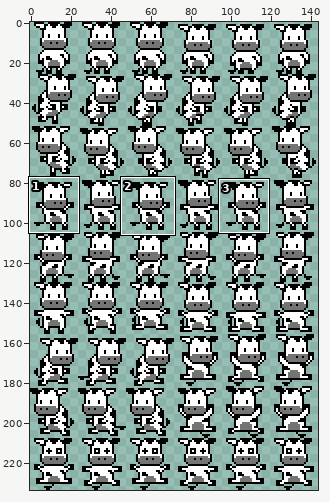
Two versions of one sprite sheet, gamepeach/debug/images/ufo_cow_w_1.png. Above: a wide view before the commit, with the close-up outlined.
Close-up. As it was:
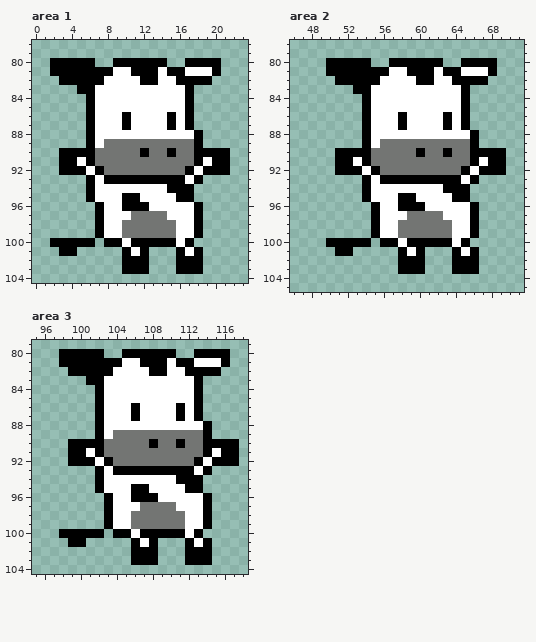
The file is 144x234 pixels. Shown: area 1: x 0..23, y 78..104; area 2: x 46..71, y 78..105; area 3: x 95..118, y 79..104. The commit also changed other parts of the picture, which this record leaves out.
And afterwards:
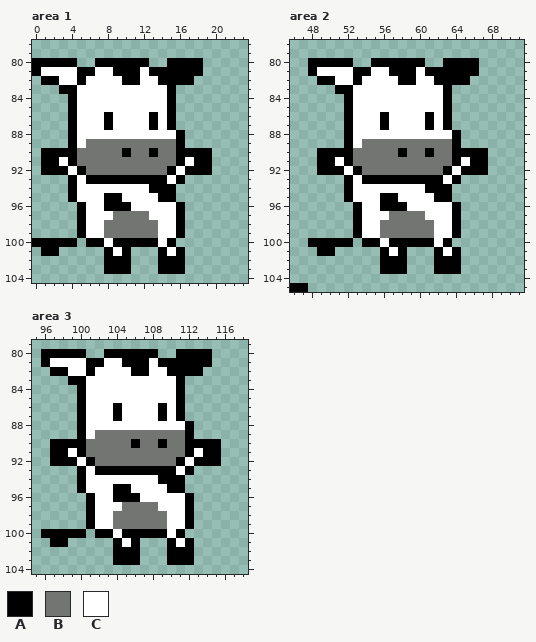
Palette (. is transparent): A #000000  B #737573  C #ffffff
Difference:
Changed rows in their new state; - is an unchanged pixel.
Area 1:
first column x 0:
 80 AA---..AA----..AA--..-
 81 ACCCC--CCAA-C-A--AA..-
 82 -AACC-CC--AACCAA--..--
 83 ---AACC--------A..----
 84 ----ACC--------A..----
 85 ----ACC--------A..----
 86 ----ACC-A-C--A--..----
 87 ----ACC-A-C--A--..----
 88 ----ACC---------A..---
 89 ----ACBB--------A..---
 90 -AA--BB---A-BA-BAA--..
 91 -AAC-BB---------AC-A..
 92 -AA-C-BB-------AC-A-..
 93 ----AC-A-------C-..---
 94 ----ACC------AA-..----
 95 ----ACC-AACC--AA..----
 96 -----ACCAA-CC---A..---
 97 -----ACC-BB--CC-A..---
 98 -----ACCBB----CCA..---
 99 -----ACCBB----CCA..---
100 AA---.-AC-A---C-..----
101 -AA..---AC-..-AC-..---
102 --------AA-..-AA-..---
103 --------AA-..-AA-..---
Area 2:
first column x 46:
 80 --AA---..AA----..AA--..-
 81 --ACCCC--CCAA-C-A--AA..-
 82 ---AACC-CC--AACCAA--..--
 83 -----AACC--------A..----
 84 ------ACC--------A..----
 85 ------ACC--------A..----
 86 ------ACC-A-C--A--..----
 87 ------ACC-A-C--A--..----
 88 ------ACC---------A..---
 89 ------ACBB--------A..---
 90 ---AA--BB---A-BA-BAA--..
 91 ---AAC-BB---------AC-A..
 92 ---AA-C-BB-------AC-A-..
 93 ------AC-A-------C-..---
 94 ------ACC------AA-..----
 95 ------ACC-AACC--AA..----
 96 -------ACCAA-CC---A..---
 97 -------ACC-BB--CC-A..---
 98 -------ACCBB----CCA..---
 99 -------ACCBB----CCA..---
100 --AA---.-AC-A---C-..----
101 ---AA..---AC-..-AC-..---
102 ----------AA-..-AA-..---
103 ----------AA-..-AA-..---
105 AA----------------------
Area 3:
first column x 96:
 80 AA---..AA----..AA--..-
 81 ACCCC--CCAA-C-A--AA..-
 82 -AACC-CC--AACCAA--..--
 83 ---AACC--------A..----
 84 ----ACC--------A..----
 85 ----ACC--------A..----
 86 ----ACC-A-C--A--..----
 87 ----ACC-A-C--A--..----
 88 ----ACC---------A..---
 89 ----ACBB--------A..---
 90 -AA--BB---A-BA-BAA--..
 91 -AAC-BB---------AC-A..
 92 -AA-C-BB-------AC-A-..
 93 ----AC-A-------C-..---
 94 ----ACC------AA-..----
 95 ----ACC-AACC--AA..----
 96 -----ACCAA-CC---A..---
 97 -----ACC-BB--CC-A..---
 98 -----ACCBB----CCA..---
 99 -----ACCBB----CCA..---
100 AA---.-AC-A---C-..----
101 -AA..---AC-..-AC-..---
102 --------AA-..-AA-..---
103 --------AA-..-AA-..---
Boxes around the changes in both close-ups, in picture pixels (x1, y1, x2, y2):
changed: (32, 58, 230, 274)
changed: (308, 58, 506, 274)
added: (290, 283, 308, 292)
changed: (41, 349, 239, 565)
